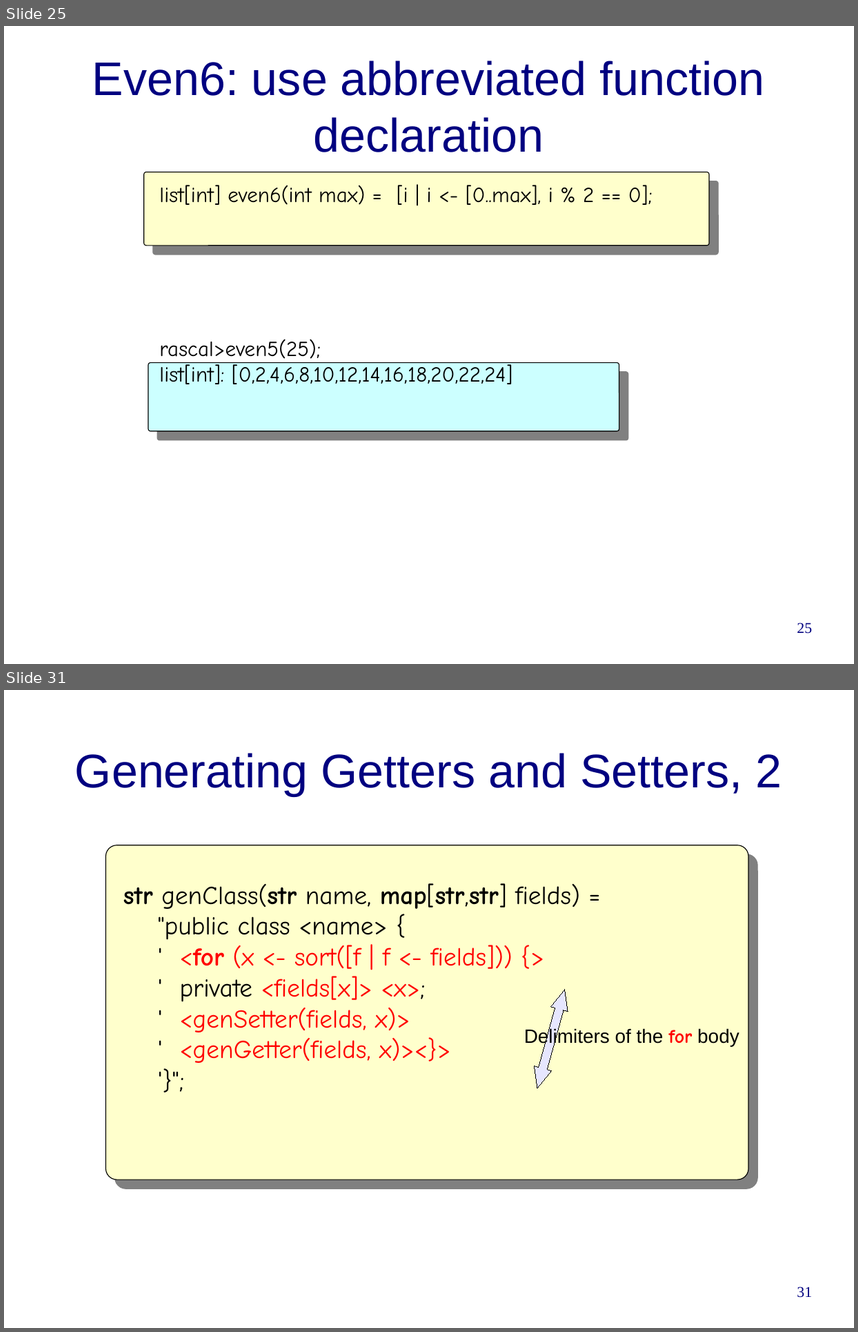
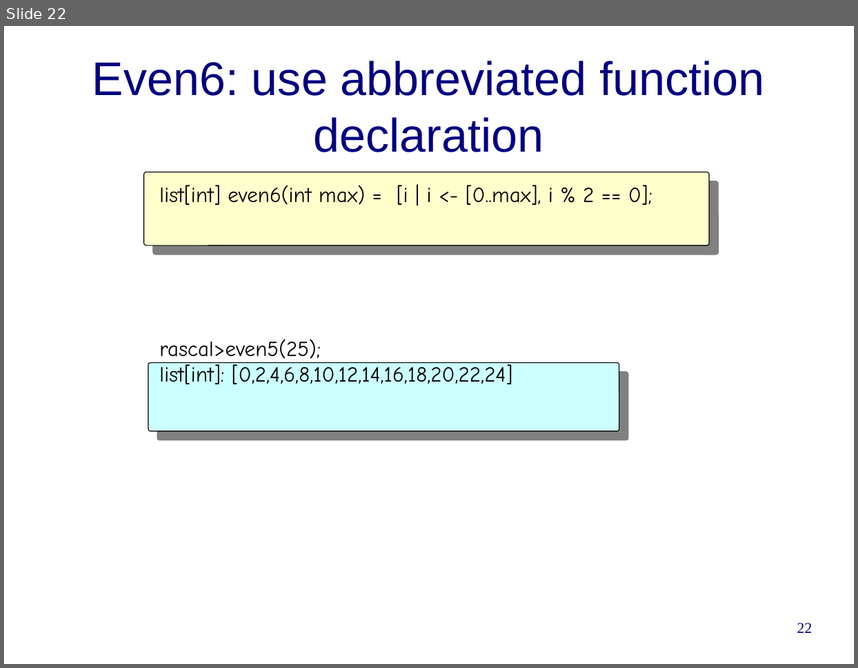
Before and after one commit to cwi-swat/rascal-course-pldi-2015, a slide deck: presentations/rascal-overview.odp. Shown one above the other, each under a label of ours: slides 25 and 31 before the commit, slide 22 after it; the slides between them are not shown. The pictures are 858x1332 and 858x668 pixels, drawn with LibreOffice and Linux fonts; fonts in the diff are those of the drawing; background and template pictures are left out. Boxes give left, top, right and bottom in pixels: in the first picture for what was removed or moved away, otherwise in the second. Text is boxed around its words. In the diff, an @@ line names an element or a change of style, - is before the commit and + after.

```diff
--- a/presentations/rascal-overview.odp
+++ b/presentations/rascal-overview.odp
@@ slide 31 removed at [4,690,854,1328], background #FFFFFF @@
@@ title removed at [75,753,782,796] @@
-Generating Getters and Setters, 2
@@ rounded rectangle removed at [106,845,749,1179] @@
@@ text removed at [123,883,580,1063] @@
-str genClass(str name, map[str,str] fields) =
-"public class <name> {
-' <for (x <- sort([f | f <- fields])) {>
-' private <fields[x]> <x>;
-' <genSetter(fields, x)>
-' <genGetter(fields, x)><}>
-'}";
@@ up down arrow removed at [529,987,573,1090] @@
@@ text removed at [524,1028,740,1047] @@
-Delimiters of the for body
@@ page number removed at [797,1286,812,1297] @@
-31
@@ what was slide 25 is now slide 22 @@
@@ page number at [797,622,812,633]: text changed @@
-25
+22
```
Also in this commit, not shown: 4 slides changed, 2 slides added, 11 other slides removed, 2 other files.
